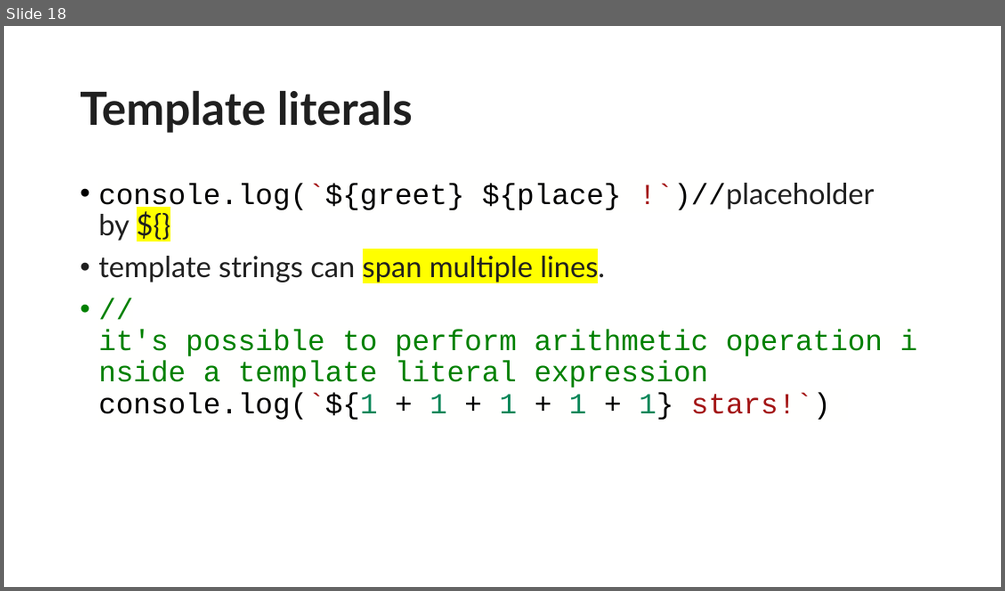
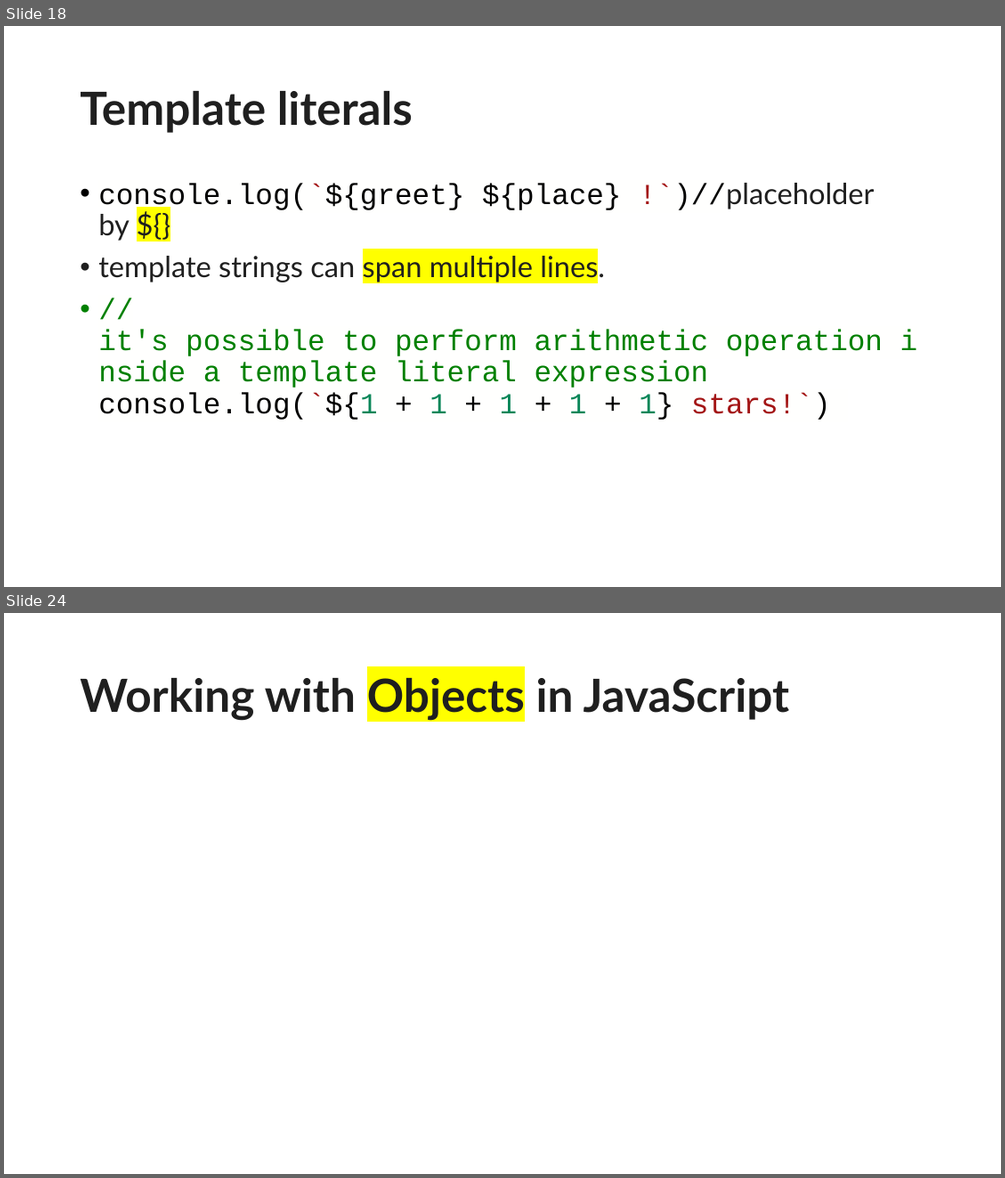
Before and after one commit to wujd0728/meta-frontend-coursera, a slide deck: introduction to JS/javascript basic.pptx. Shown one above the other, each under a label of ours: slide 18 before the commit, slides 18 and 24 after it; the slides between them are not shown. The pictures are 1005x591 and 1005x1178 pixels, drawn with LibreOffice and Linux fonts; fonts in the diff are those of the drawing. Boxes give left, top, right and bottom in pixels: in the first picture for what was removed or moved away, otherwise in the second. Text is boxed around its words. In the diff, an @@ line names an element or a change of style, - is before the commit and + after.

```diff
--- a/introduction to JS/javascript basic.pptx
+++ b/introduction to JS/javascript basic.pptx
@@ slide 24 added at (x1=4, y1=613, x2=1001, y2=1174), background #FFFFFF @@
@@ title added at (x1=80, y1=678, x2=790, y2=720), 44 pt, text #1F1F1F, bold @@
+Working with Objects in JavaScript
```
Also in this commit, not shown: 16 other slides added.
